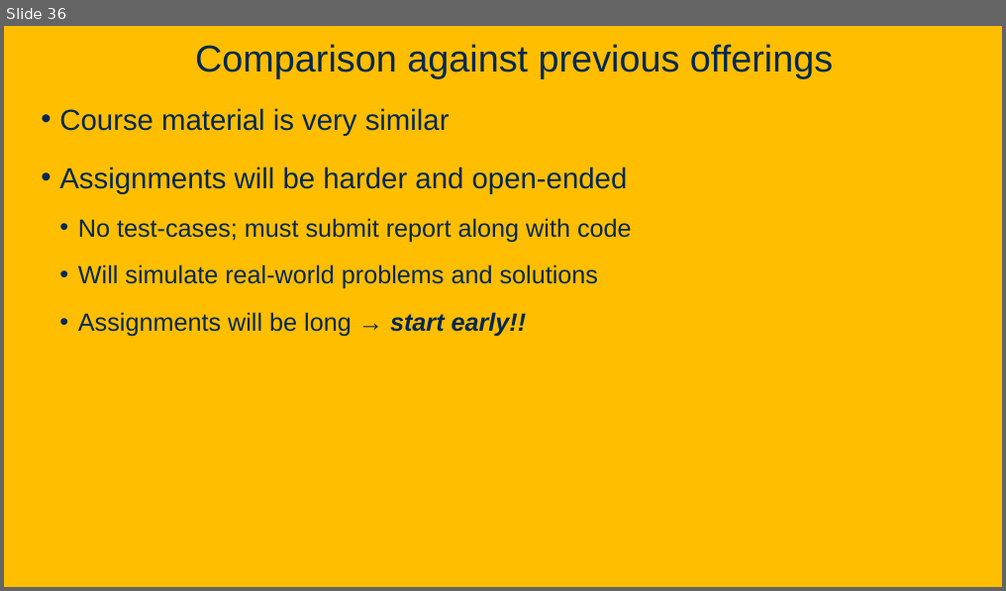
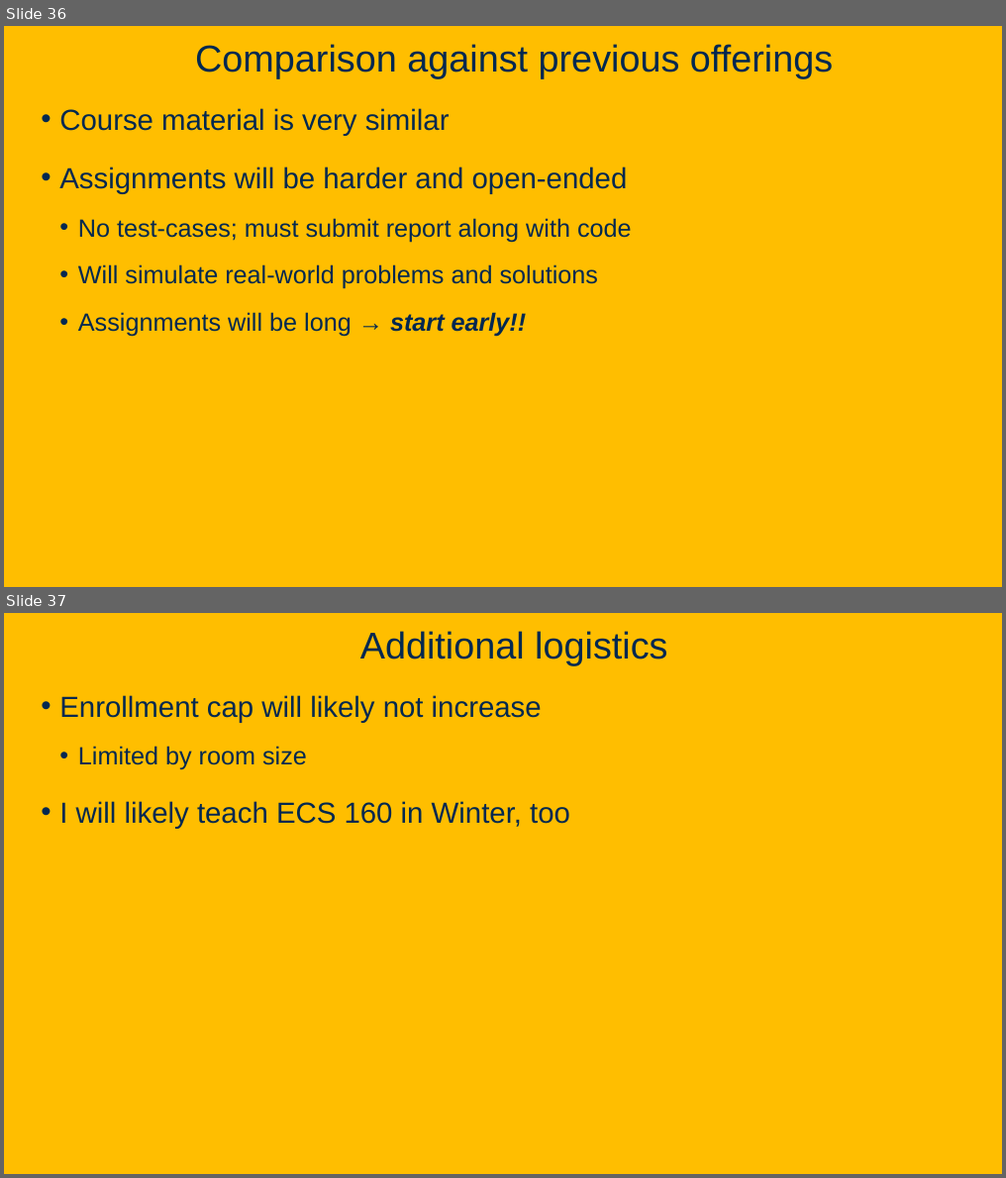
Before and after one commit to davsec-teaching/ecs160-f25, a slide deck: slides/1_logistics_and_course_introduction.pptx. Shown one above the other, each under a label of ours: slide 36 before the commit, slides 36 and 37 after it. The pictures are 1006x591 and 1006x1178 pixels, drawn with LibreOffice and Linux fonts; fonts in the diff are those of the drawing; background and template pictures are left out. Boxes give left, top, right and bottom in pixels: in the first picture for what was removed or moved away, otherwise in the second. Text is boxed around its words. In the diff, an @@ line names an element or a change of style, - is before the commit and + after.

```diff
--- a/slides/1_logistics_and_course_introduction.pptx
+++ b/slides/1_logistics_and_course_introduction.pptx
@@ slide 37 added at bbox=[4, 613, 1002, 1174], background picture (left out) @@
@@ title added at bbox=[360, 631, 667, 665], 36 pt, text #022850 @@
+Additional logistics
@@ text added at bbox=[59, 695, 570, 829], 28 pt, text #022850 @@
+• Enrollment cap will likely not increase
+  • Limited by room size
+• I will likely teach ECS 160 in Winter, too
```
Also in this commit, not shown: 2 slides changed, 3 other files.
